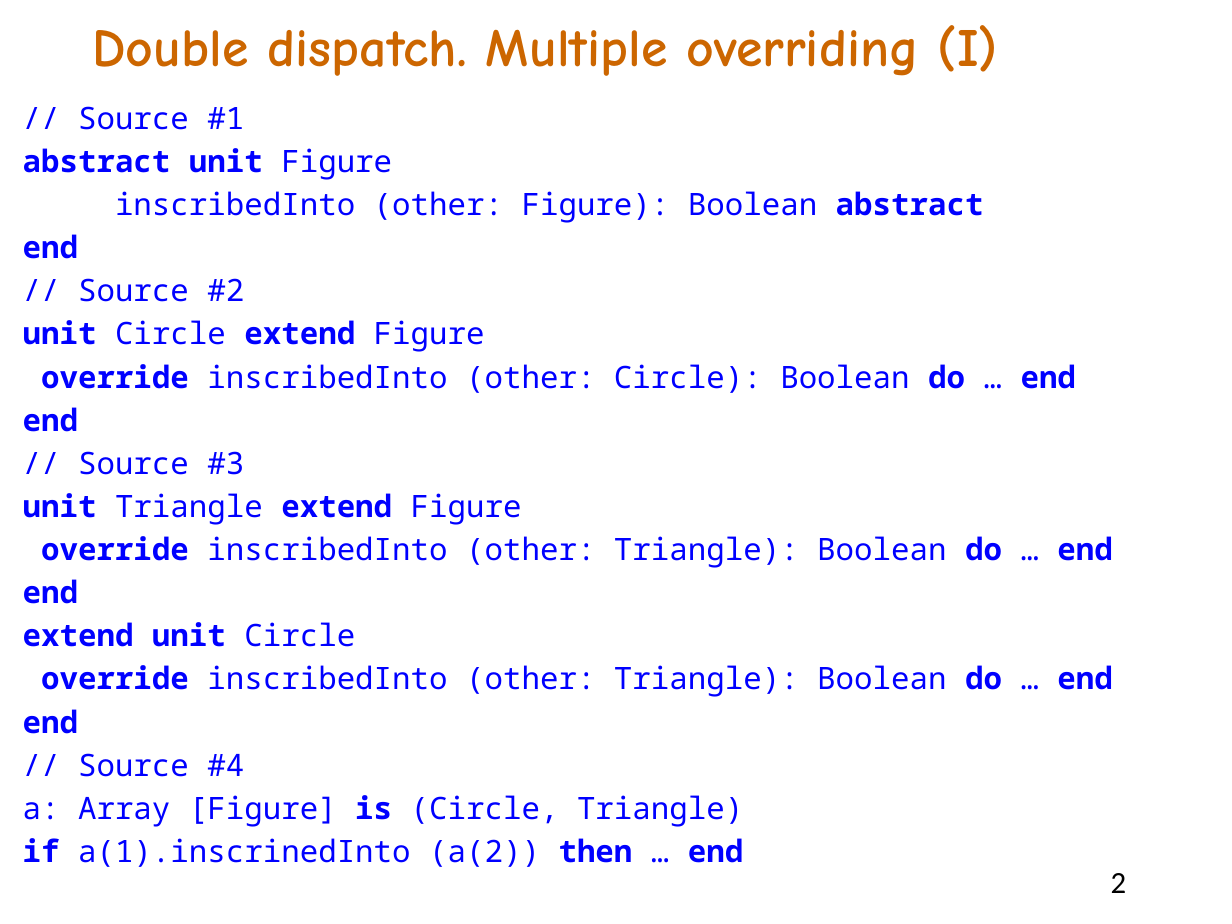
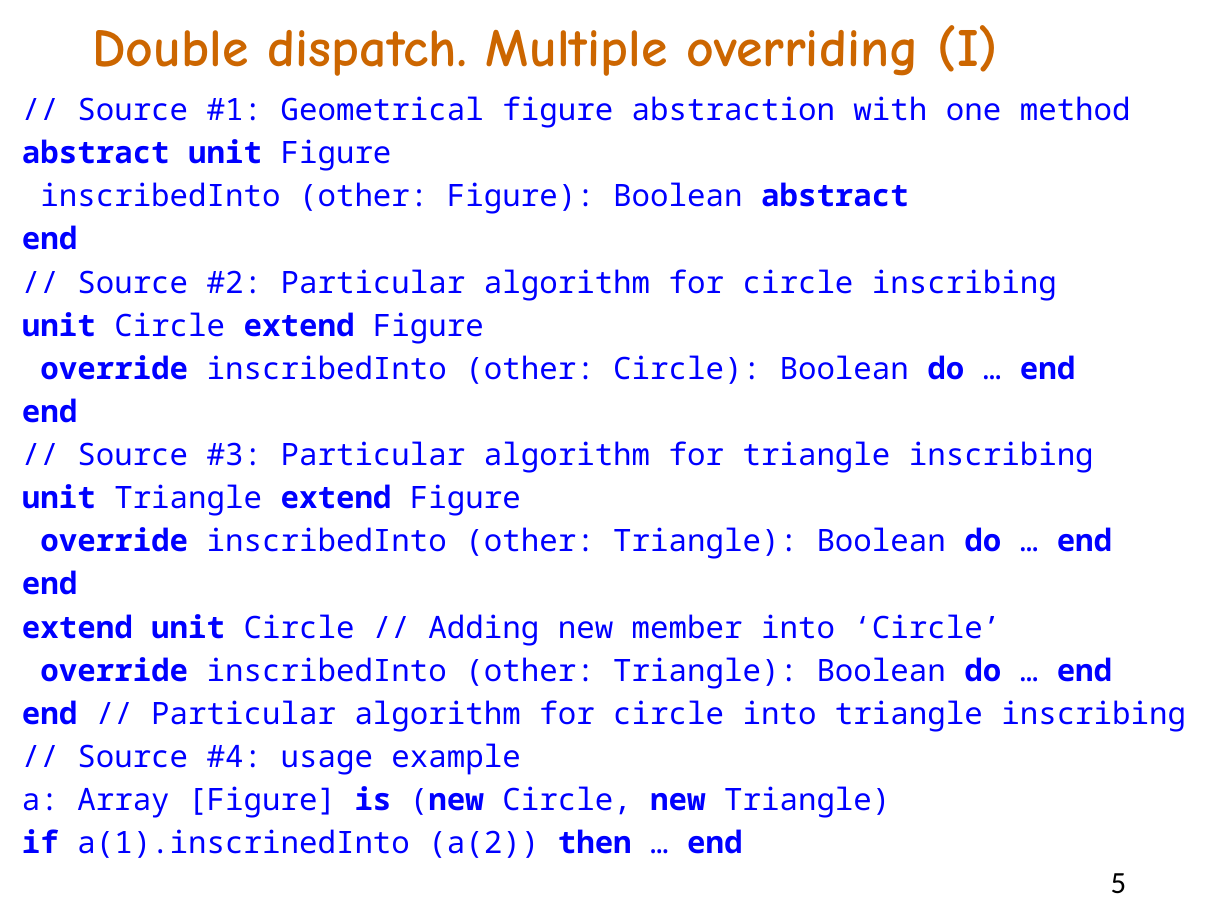
Before and after one commit to akanatov/SLang-, a slide deck: slide 5 of Docs/Multiple overriding or OOP approach to double dispatch.pptx (slide 2 before the commit). Drawn at 1232x924 pixels with LibreOffice and Linux fonts; fonts in the diff are those of the drawing. Boxes give left, top, right and bottom in pixels: in the first picture for what was removed or moved away, otherwise in the second. Text is boxed around its words. In the diff, an @@ line names an element or a change of style, - is before the commit and + after.

```diff
--- a/Docs/Multiple overriding or OOP approach to double dispatch.pptx
+++ b/Docs/Multiple overriding or OOP approach to double dispatch.pptx
@@ text "// Source #1: Geometrical figure ...": place and size @@
-text "// Source #1: Geometrical figure ..." at (23, 106, 1112, 867)
+text "// Source #1: Geometrical figure ..." at (22, 96, 1186, 858)
@@ text at (77, 96, 1131, 128): text changed @@
-// Source #1
+// Source #1: Geometrical figure abstraction with one method
@@ text at (77, 269, 1057, 301): text changed @@
-// Source #2
+// Source #2: Particular algorithm for circle inscribing
@@ text at (77, 441, 1094, 473): text changed @@
-// Source #3
+// Source #3: Particular algorithm for triangle inscribing
@@ text at (22, 614, 1001, 646): text changed; bold off @@
-extend unit Circle
+extend unit Circle // Adding new member into ‘Circle’
@@ text at (22, 700, 1186, 818): text changed @@
-end
-// Source #4
-a: Array [Figure] is (Circle, Triangle)
+end // Particular algorithm for circle into triangle inscribing
+// Source #4: usage example
+a: Array [Figure] is (new Circle, new Triangle)
@@ page number at (1111, 873, 1127, 894): text changed @@
-2
+5
```
Also in this commit, not shown: 2 other slides changed, 5 slides added.
